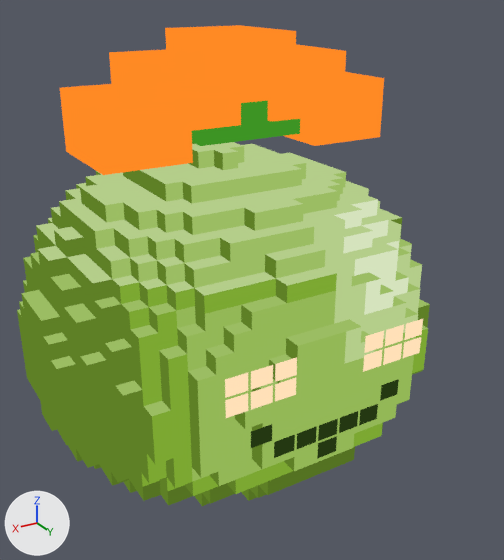
A saved change to the glTF model assets/models/creatures/slime_dendro_large/slime_dendro_large.glb.
Before and after are seen from a 50 mm lens placed at (1.56, 2.88, 2.23), pointed at (-0.09, 0.14, 0.86). Lighting does not change. The marker at lower left points along +X, +Y and +Z. The first picture is the older version. Where no turn or scale is listed for an object, it has been applied to the vertices. Vertices at exactly the same position are counted once.

In view in the first picture: 'ElementDetails', 'FaceExpression', 'Shell'.
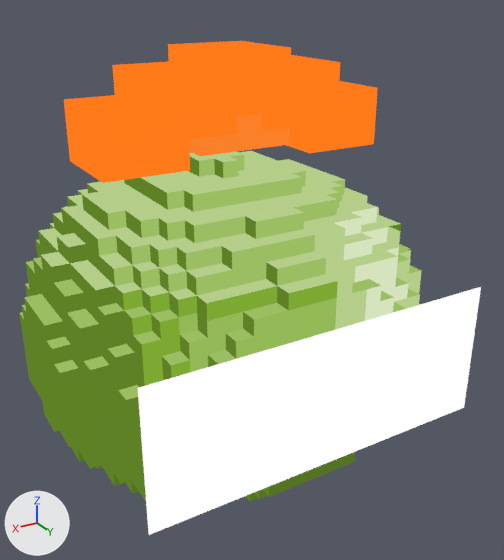
ob_bodypivot is not drawn itself; it is the parent of ob_elementdetails.

Where the newer file only moved an object's origin or applied its transform, the numbers keep the older frame.

Diff of the bpy script that builds the scene:
```diff
--- a/assets/models/creatures/slime_dendro_large/slime_dendro_large.glb.py
+++ b/assets/models/creatures/slime_dendro_large/slime_dendro_large.glb.py
@@ mat_flowerorange @@
+mat_flowerorange = bpy.data.materials.new('FlowerOrange')
+# nodes: BsdfTransparent, Emission, LightPath, Mix, MixShader, OutputMaterial, VertexColor
+# colours: orange #ff7a19, mixed with the vertex colours
@@ mat_elementaccent @@
+mat_elementaccent = bpy.data.materials.new('ElementAccent')
+# nodes: BsdfTransparent, Emission, LightPath, Mix, MixShader, OutputMaterial, VertexColor
+# colours: orange #fa7f29, mixed with the vertex colours
@@ mat_slimeface @@
+mat_slimeface = bpy.data.materials.new('SlimeFace')
+# nodes: BsdfTransparent, Emission, LightPath, MixShader, OutputMaterial, VertexColor
@@ me_slime_dendro_large_body @@
-me_slime_dendro_large_body.from_pydata(...)  # 2434 vertices, 4864 faces; spans x -0.96..0.96, y -0.9..0.9, z -0.76..0.76
+me_slime_dendro_large_body.from_pydata(...)  # 2434 vertices, 4864 faces; spans x -0.95..0.95, y -0.91..0.91, z -0.76..0.72
+# me_slime_dendro_large_body part 1: the whole mesh is scaled about its middle by (0.989, 1.01, 0.974), then moved by (0.0, 0.0, -0.02)
 me_slime_dendro_large_body.materials.append(mat_shell)
@@ me_slime_dendro_large_accessories @@
 # used by ob_elementdetails; parent = ob_bodypivot; location = (0.0, 0.0, 0.0)
-me_slime_dendro_large_accessories.from_pydata(...)  # 48 vertices, 72 faces; spans x -0.691..0.691, y -0.162..0.324, z 0.78..1.277
+me_slime_dendro_large_accessories.from_pydata(...)  # 48 vertices, 72 faces; spans x -0.684..0.684, y -0.127..0.291, z 0.76..1.228
+# me_slime_dendro_large_accessories part 2: the loose piece of 8 vertices spanning x -0.691..-0.307, y -0.144..0.324, z 0.78..1.054 is scaled about its middle by (1.19, 0.778, 1.03), then moved by (0.499, -0.035, 0.023)
+# me_slime_dendro_large_accessories part 3: the loose piece of 8 vertices spanning x 0.307..0.691, y -0.144..0.324, z 0.78..1.054 is scaled about its middle by (0.99, 0.894, 0.974), then moved by (-0.993, -0.008, -0.024)
+# me_slime_dendro_large_accessories part 4: the loose piece of 8 vertices spanning x -0.192..0.192, y -0.144..0.324, z 1.003..1.277 is scaled about its middle by (0.99, 0.894, 0.974), then moved by (0.494, -0.008, -0.247)
+# me_slime_dendro_large_accessories part 5: the loose piece of 8 vertices spanning x -0.461..-0.077, y -0.144..0.324, z 0.912..1.186 is scaled about its middle by (0.99, 0.894, 0.974), then moved by (0.269, -0.008, 0.046)
+# me_slime_dendro_large_accessories part 6: the loose piece of 8 vertices spanning x 0.077..0.461, y -0.144..0.324, z 0.912..1.186 is scaled about its middle by (0.99, 0.894, 0.974), then moved by (-0.535, -0.008, -0.028)
+# me_slime_dendro_large_accessories part 7: the loose piece of 8 vertices spanning x -0.25..0.25, y -0.162..0.288, z 0.836..1.125 is scaled about its middle by (0.761, 0.93, 0.922), then moved by (0.266, 0.019, 0.041)
+# me_slime_dendro_large_accessories part 8: 5 of the faces centred in x -0.691..-0.563, y 0.012..0.324, z 0.78..1.054 switch from mat_elementwarm to mat_elementaccent
+# me_slime_dendro_large_accessories part 9: 5 of the faces centred in x -0.435..-0.307, y 0.012..0.324, z 0.78..1.054 switch from mat_elementwarm to mat_elementaccent
+# me_slime_dendro_large_accessories part 10: 48 of the faces centred in x -0.461..0.691, y -0.144..0.324, z 0.78..1.277 switch from mat_elementwarm to mat_flowerorange
+# me_slime_dendro_large_accessories part 11: all 12 faces that had it switch from mat_leafgreen to mat_flowerorange
@@ ob_bodypivot @@
 ob_bodypivot.parent = ob_visual
-ob_bodypivot.location = (0.0, 0.0, 0.759)
+ob_bodypivot.location = (0.0, 0.0, 0.739)
 ob_bodypivot.scale = (1.0, 1.0, 0.998)
@@ ob_faceexpression @@
-ob_faceexpression = bpy.data.objects.new('FaceExpression', me_slime_dendro_large_face)
@@ ob_face @@
+ob_face = bpy.data.objects.new('Face', me_slime_dendro_large_face_1)  # 4 vertices, 2 faces; spans x -0.84..0.84, y 0.92, z -0.44..0.21
+ob_face.location = (0.0, 0.0, 0.739)
```

Where the change shows, as pixel boxes [x1, y1, x2, y2] in the pictures (504 x 560 px; the box of a moved part takes in the faces that stretch with it):
'Shell', rescaled
    before: [17, 142, 430, 506]
    after: [19, 151, 422, 501]
'Face', added
    after: [138, 287, 481, 535]
'ElementDetails', reshaped, recoloured, moved
    before: [60, 25, 384, 175]
    after: [64, 41, 378, 183]
'FaceExpression', deleted
    before: [225, 319, 423, 459]
    faces in mat_facelight: [225, 319, 423, 418]
    faces in mat_facedark: [251, 379, 399, 459]
part 2 of me_slime_dendro_large_accessories, moved or reshaped
    before: [285, 72, 384, 146]
    after: [189, 114, 290, 156]
part 3 of me_slime_dendro_large_accessories, moved or reshaped
    before: [60, 84, 193, 175]
    after: [286, 81, 378, 153]
part 4 of me_slime_dendro_large_accessories, moved or reshaped
    before: [165, 25, 296, 105]
    after: [64, 95, 190, 183]
part 5 of me_slime_dendro_large_accessories, moved or reshaped
    before: [268, 44, 346, 122]
    after: [168, 41, 291, 119]
part 6 of me_slime_dendro_large_accessories, moved or reshaped
    before: [109, 50, 241, 135]
    after: [261, 55, 340, 130]
part 7 of me_slime_dendro_large_accessories, moved or reshaped
    before: [192, 101, 300, 146]
    after: [112, 62, 237, 144]
part 8 of me_slime_dendro_large_accessories, recoloured
    before: [317, 72, 384, 137]
    after: [243, 114, 290, 144]
part 9 of me_slime_dendro_large_accessories, recoloured
    before: [285, 77, 381, 146]
    after: [189, 116, 289, 156]
part 10 of me_slime_dendro_large_accessories, recoloured
    before: [60, 25, 346, 175]
    after: [64, 41, 378, 183]
part 11 of me_slime_dendro_large_accessories, recoloured (lighter)
    before: [192, 101, 300, 146]
    after: [112, 62, 237, 144]
